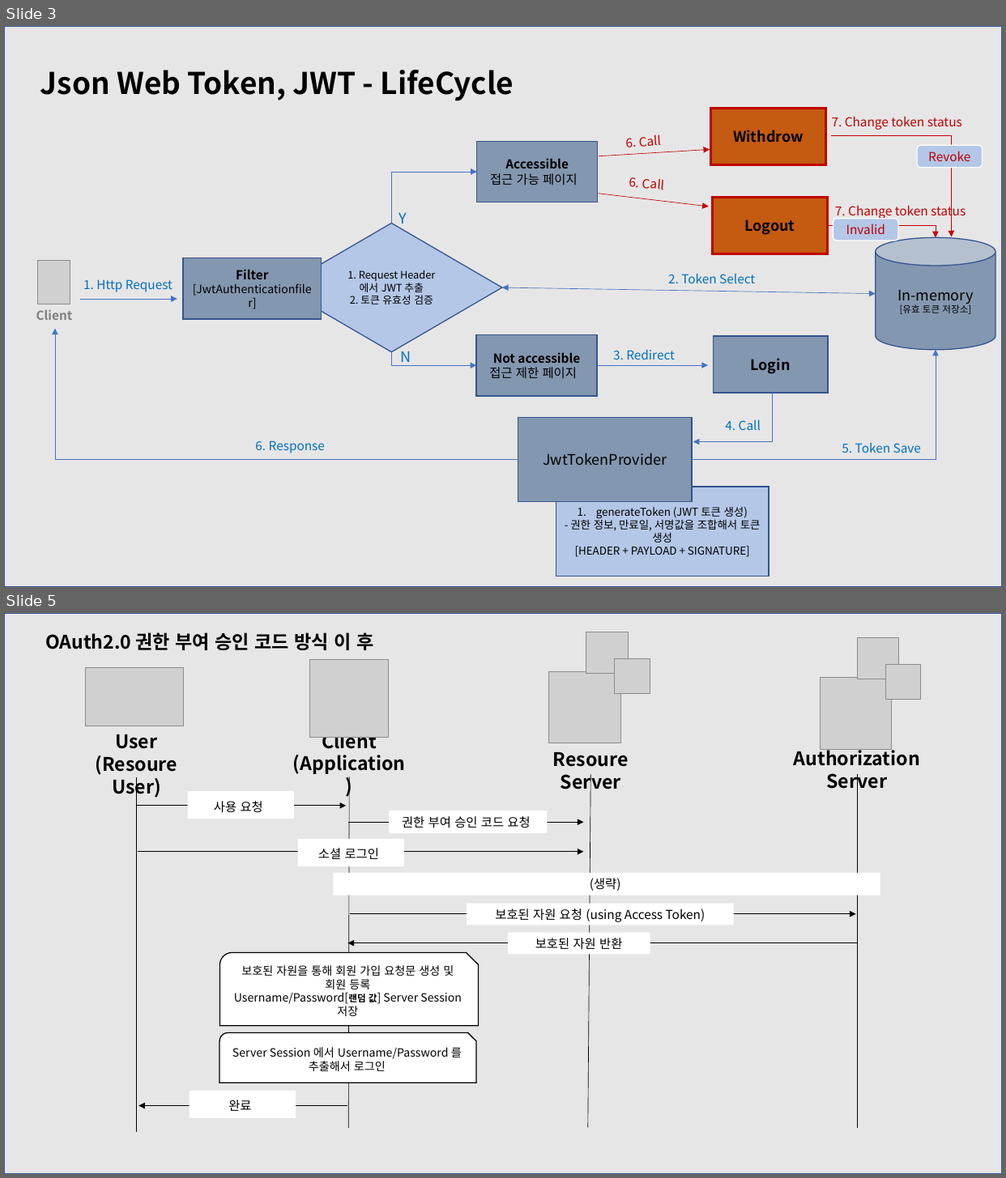
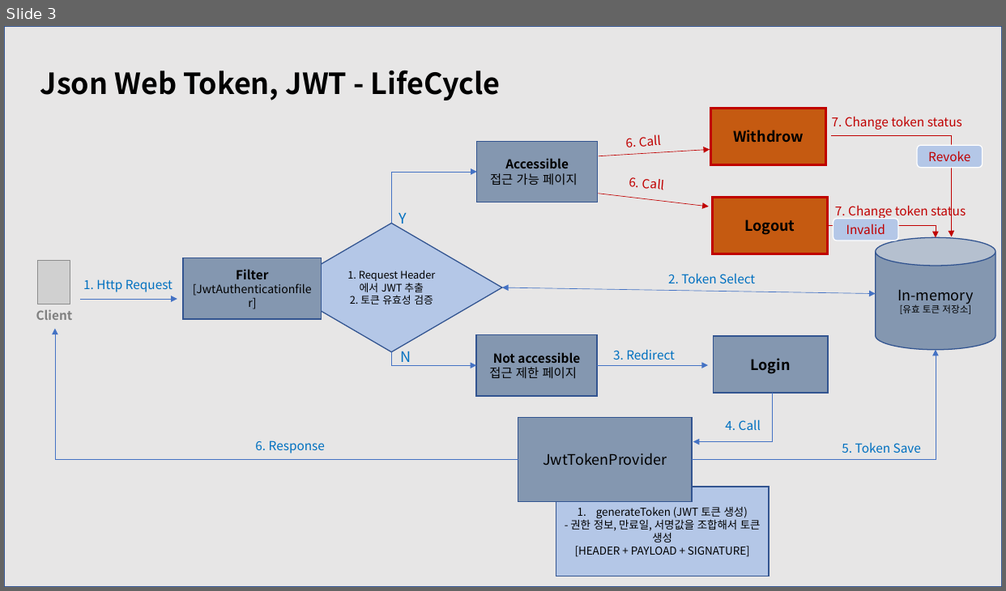
Before and after one commit to mon99745/SecurityReference, a slide deck: pptx/Readme-240503.pptx. Shown one above the other, each under a label of ours: slides 3 and 5 before the commit, slide 3 after it; the slides between them are not shown. The pictures are 1006x1178 and 1006x591 pixels, drawn with LibreOffice and Linux fonts; fonts in the diff are those of the drawing; grey boxes stand for pictures. Boxes give left, top, right and bottom in pixels: in the first picture for what was removed or moved away, otherwise in the second. Text is boxed around its words. In the diff, an @@ line names an element or a change of style, - is before the commit and + after.

```diff
--- a/pptx/Readme-240503.pptx
+++ b/pptx/Readme-240503.pptx
@@ slide 5 removed at [4, 613, 1002, 1174], background #FFFFFF @@
@@ text removed at [45, 632, 373, 650] @@
-OAuth2.0 권한 부여 승인 코드 방식 이 후
@@ picture removed at [586, 632, 628, 673] @@
@@ group removed at [4, 613, 1002, 1174]: 5 rectangles, 4 texts, 4 lines, 4 arrows, 2 pictures @@
-User
-(Resoure User)
-Client
-(Application)
-Authorization Server
-Resoure Server
-사용 요청
-권한 부여 승인 코드 요청
-소셜 로그인
-완료
@@ picture removed at [615, 658, 650, 694] @@
@@ picture removed at [858, 637, 898, 679] @@
@@ picture removed at [549, 671, 621, 743] @@
@@ picture removed at [820, 677, 892, 749] @@
@@ picture removed at [886, 665, 921, 700] @@
@@ rectangle removed at [334, 873, 880, 895] @@
-(생략)
@@ rectangle removed at [467, 904, 734, 925] @@
-보호된 자원 요청 (using Access Token)
@@ arrow removed from (350, 914) to (856, 914) @@
@@ arrow removed from (857, 943) to (347, 943) @@
@@ rectangle removed at [508, 933, 650, 954] @@
-보호된 자원 반환
@@ snip round rect removed at [219, 953, 478, 1026] @@
-보호된 자원을 통해 회원 가입 요청문 생성 및 회원 등록
-Username/Password[랜덤 값] Server Session 저장
@@ snip round rect removed at [219, 1033, 476, 1083] @@
-Server Session 에서 Username/Password 를 추출해서 로그인
@@ slide 3 changed as well @@
@@ title "Json Web Token, JWT - ..." at [40, 71, 501, 101]: size 28.8 to 28 pt @@
```
Also in this commit, not shown: 3 other slides changed, 7 other files.
